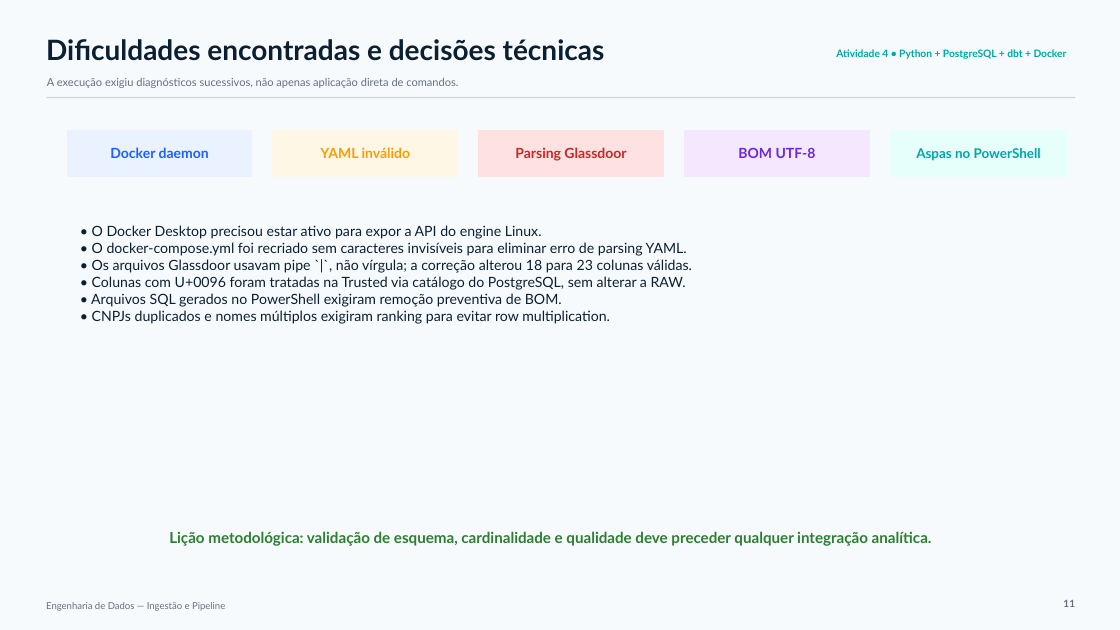
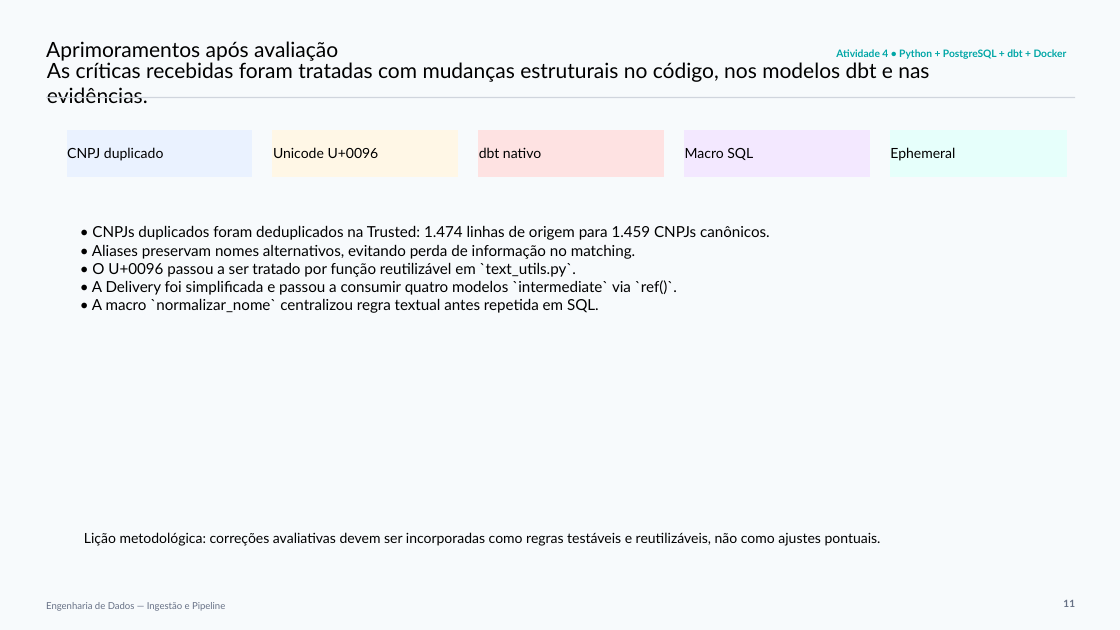
Before and after one commit to brtostes/C3-Trabalho-Ingestao-Pipeline-Atividade4, a slide deck: slide 12 of apresentacao/Apresentacao_Tarefa4_Engenharia_Dados.pptx. Drawn at 1120x630 pixels with LibreOffice and Linux fonts; fonts in the diff are those of the drawing. Boxes give left, top, right and bottom in pixels: in the first picture for what was removed or moved away, otherwise in the second. Text is boxed around its words. In the diff, an @@ line names an element or a change of style, - is before the commit and + after.

```diff
--- a/apresentacao/Apresentacao_Tarefa4_Engenharia_Dados.pptx
+++ b/apresentacao/Apresentacao_Tarefa4_Engenharia_Dados.pptx
@@ text at [46, 41, 338, 61]: text changed; size 24 to 18 pt; text colour #0B1F33 to #000000; bold off @@
-Dificuldades encontradas e decisões técnicas
+Aprimoramentos após avaliação
@@ text at [47, 59, 929, 103]: text changed; size 9.5 to 18 pt; text colour #667085 to #000000 @@
-A execução exigiu diagnósticos sucessivos, não apenas aplicação direta de comandos.
+As críticas recebidas foram tratadas com mudanças estruturais no código, nos modelos dbt e nas evidências.
@@ text in rectangle at [67, 147, 163, 161]: text changed; text colour #1F5EFF to #000000; bold off @@
-Docker daemon
+CNPJ duplicado
@@ text in rectangle at [273, 147, 379, 158]: text changed; text colour #F59E0B to #000000; bold off @@
-YAML inválido
+Unicode U+0096
@@ text in rectangle at [479, 147, 541, 158]: text changed; text colour #C62828 to #000000; bold off @@
-Parsing Glassdoor
+dbt nativo
@@ text in rectangle at [685, 148, 753, 160]: text changed; text colour #6D28D9 to #000000; bold off @@
-BOM UTF-8
+Macro SQL
@@ text in rectangle at [890, 147, 955, 161]: text changed; size 11.5 to 12 pt; text colour #00A6A6 to #000000; bold off @@
-Aspas no PowerShell
+Ephemeral
@@ text at [92, 225, 770, 313]: text changed; size 12.1 to 13 pt; text colour #0B1F33 to #000000 @@
-• O Docker Desktop precisou estar ativo para expor a API do engine Linux.
-• O docker-compose.yml foi recriado sem caracteres invisíveis para eliminar erro de parsing YAML.
-• Os arquivos Glassdoor usavam pipe `|`, não vírgula; a correção alterou 18 para 23 colunas válidas.
-• Colunas com U+0096 foram tratadas na Trusted via catálogo do PostgreSQL, sem alterar a RAW.
-• Arquivos SQL gerados no PowerShell exigiram remoção preventiva de BOM.
-• CNPJs duplicados e nomes múltiplos exigiram ranking para evitar row multiplication.
+• CNPJs duplicados foram deduplicados na Trusted: 1.474 linhas de origem para 1.459 CNPJs canônicos.
+• Aliases preservam nomes alternativos, evitando perda de informação no matching.
+• O U+0096 passou a ser tratado por função reutilizável em `text_utils.py`.
+• A Delivery foi simplificada e passou a consumir quatro modelos `intermediate` via `ref()`.
+• A macro `normalizar_nome` centralizou regra textual antes repetida em SQL.
@@ text at [84, 532, 881, 546]: text changed; size 13 to 12 pt; text colour #2E7D32 to #000000; bold off @@
-Lição metodológica: validação de esquema, cardinalidade e qualidade deve preceder qualquer integração analítica.
+Lição metodológica: correções avaliativas devem ser incorporadas como regras testáveis e reutilizáveis, não como ajustes pontuais.
```
Also in this commit, not shown: 11 other slides changed, 1 other file.
